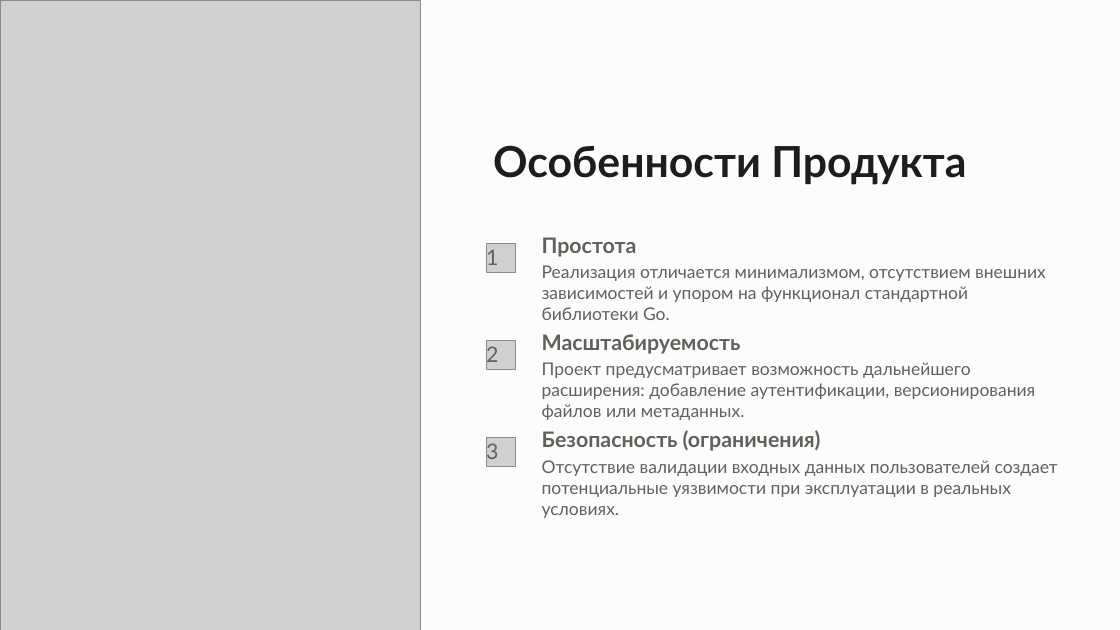
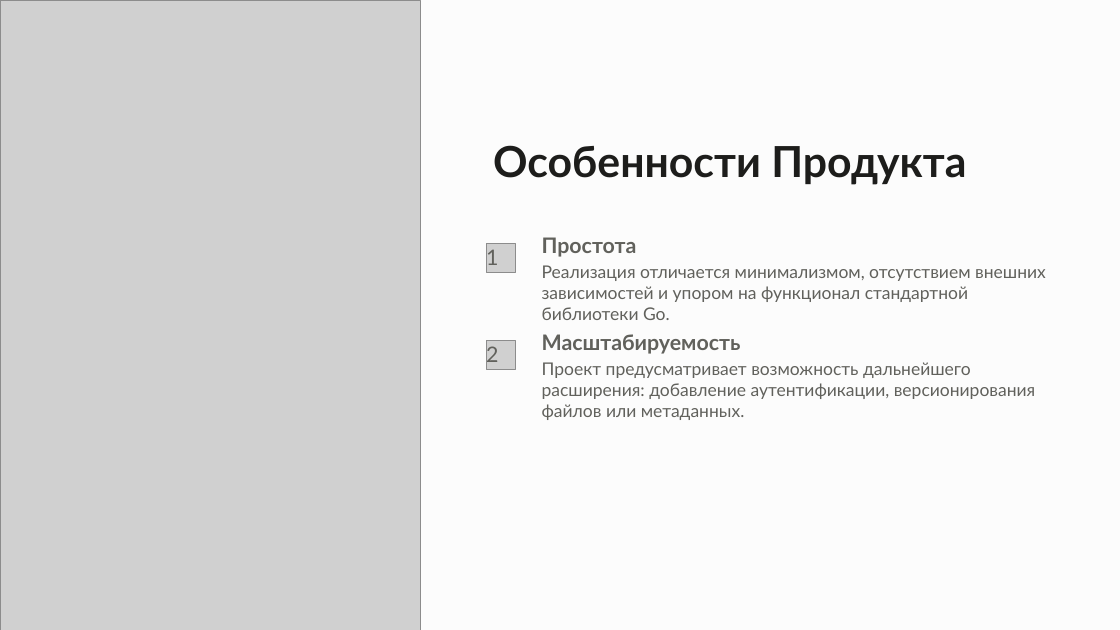
Before and after one commit to OrlovMatvey/0104UP, a slide deck: slide 6 of Презентация и отчет/Razrabotka_prosteyshego_faylovogo_servera_na_yazyke_Go_v_ramkakh_uch.pptx. Drawn at 1120x630 pixels with LibreOffice and Linux fonts; fonts in the diff are those of the drawing; grey boxes stand for pictures. Boxes give left, top, right and bottom in pixels: in the first picture for what was removed or moved away, otherwise in the second. Text is boxed around its words. In the diff, an @@ line names an element or a change of style, - is before the commit and + after.

```diff
--- a/Презентация и отчет/Razrabotka_prosteyshego_faylovogo_servera_na_yazyke_Go_v_ramkakh_uch.pptx
+++ b/Презентация и отчет/Razrabotka_prosteyshego_faylovogo_servera_na_yazyke_Go_v_ramkakh_uch.pptx
@@ picture removed at <box>486,438,515,467</box> @@
@@ text removed at <box>486,440,498,464</box> @@
-3
@@ text removed at <box>542,430,821,451</box> @@
-Безопасность (ограничения)
@@ text removed at <box>542,460,1058,518</box> @@
-Отсутствие валидации входных данных пользователей создает потенциальные уязвимости при эксплуатации в реальных условиях.
```
Also in this commit, not shown: 2 other slides changed, 1 other file.
